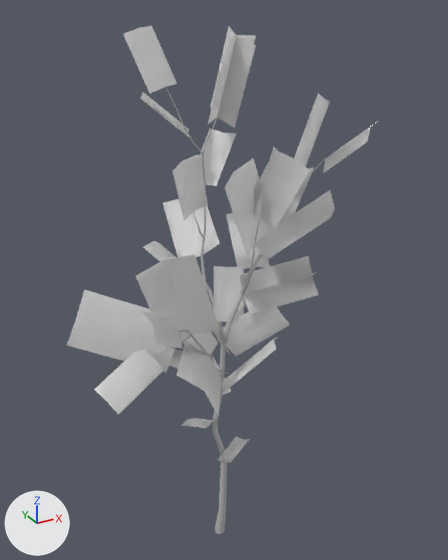
The FBX model Maya_Projects/Exports/cmc_quakingaspen_LOD_0.fbx: old version first, new version second.
One viewpoint serves both versions: a 50 mm lens placed at (-5.14, -9.57, 11.1), pointed at (0.34, 0.39, 6.12). Every picture has the same lights, and +X, +Y and +Z are marked at lower left. Where no turn or scale is listed for an object, it has been applied to the vertices. Vertices at the same position are counted once.

Names of what the first picture shows: 'leaves_planes_fwd', 'leaves_planes_rev', 'quaking_aspen_LOD_0'.
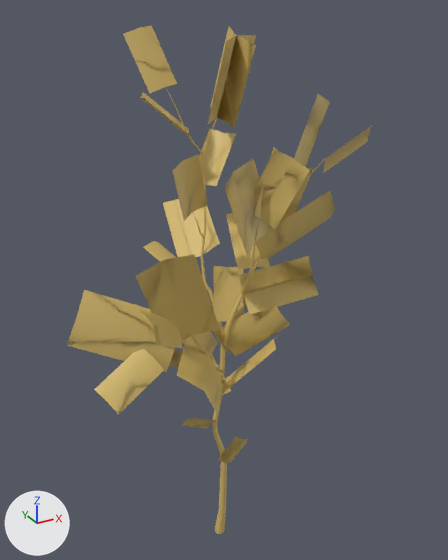
The newer file is also rescaled (x0.01) as a whole; pictures and numbers use the older file's frame.

The edits, one by one:
Material 'cmc_trees_01_MAT' (mat_cmc_trees_01_mat) is new.
Its base color is (0.665, 0.485, 0.147) (yellow #d5b96b).
me_mesh has 341 vertices, 334 faces and spans x -173.0..239.0, y 0.0..980.0, z -112.0..112.0.
me_mesh no longer uses material mat_lambert1 (grey #bcbcbc).
me_mesh now uses material mat_cmc_trees_01_mat (yellow #d5b96b).
me_mesh_001 is used by ob_leaves_planes_fwd; location (0.34, 0.02, 6.37).
Verts and faces of me_mesh_001; kept vertices keep their numbers, new ones are numbered from 287.
Before the commit, vertices of me_mesh_001: 111 (1.63, -0.34, -0.22) at pixel (311, 275), 112 (0.92, -0.18, -0.35) at pixel (277, 284), 252 (1.73, -0.18, -0.6), 253 (1.02, -0.02, -0.72), 254 (0.32, 0.15, -0.84) at pixel (243, 307).
Before the commit, vertices of me_mesh_001: 255 (0.92, -0.18, -0.35) at pixel (277, 284), 256 (0.22, -0.01, -0.47) at pixel (243, 294), 257 (1.51, -0.68, 0.0) at pixel (317, 271), 258 (0.81, -0.51, -0.12) at pixel (282, 281), 259 (0.1, -0.35, -0.25) at pixel (246, 291).
Before the commit, vertices of me_mesh_001: 183 (0.23, 0.35, 4.29) at pixel (236, 35), 184 (0.18, 0.61, 3.57) at pixel (226, 77), 185 (0.12, 0.87, 2.85) at pixel (217, 117), 243 (0.66, 0.41, 4.28) at pixel (256, 35), 244 (0.61, 0.67, 3.56).
Before the commit, vertices of me_mesh_001: 245 (0.56, 0.93, 2.84), 246 (0.23, 0.35, 4.29) at pixel (236, 35), 247 (0.18, 0.61, 3.57) at pixel (226, 77), 248 (0.12, 0.87, 2.85) at pixel (217, 117), 249 (-0.11, 0.08, 4.22) at pixel (226, 40).
Before the commit, vertices of me_mesh_001: 250 (-0.16, 0.34, 3.5) at pixel (216, 84), 251 (-0.22, 0.6, 2.78) at pixel (207, 124).
Before the commit, vertices of me_mesh_001: 230 (0.28, -0.46, 1.23) at pixel (259, 217), 261 (0.64, -0.94, 1.63) at pixel (292, 200), 262 (0.44, -0.74, 1.08) at pixel (275, 229), 264 (0.48, -0.66, 1.79) at pixel (276, 189), 265 (0.28, -0.46, 1.23) at pixel (259, 217).
Before the commit, vertices of me_mesh_001: 267 (0.19, -0.52, 1.94) at pixel (258, 180), 268 (-0.01, -0.32, 1.39).
me_mesh_001 had 287 vertices, 128 faces and spanned x -3.38..3.38, y -2.22..2.22, z -4.43..4.43.
me_mesh_001 now has 282 vertices, 128 faces and spans x -3.38..3.38, y -2.22..2.22, z -4.43..4.43.
Part 1, on me_mesh_001:
Vertices deleted: 255 (with the faces that use them).
New faces: (111, 252, 253, 112), (112, 253, 254, 256), (111, 112, 258, 257), (112, 256, 259, 258).
Part 2, on me_mesh_001:
Vertices deleted: 246, 247, 248 (with the faces that use them).
New faces: (183, 243, 244, 184), (184, 244, 245, 185), (183, 184, 250, 249), (184, 185, 251, 250).
Part 3, on me_mesh_001:
Vertices deleted: 265 (with the faces that use them).
New faces: (230, 264, 261, 262), (230, 268, 267, 264).
me_mesh_001 part 4: 118 faces spanning x -3.38..3.38, y -2.22..2.22, z -4.43..4.43 switch from mat_branches_mat (white #ffffff) to mat_cmc_trees_01_mat (yellow #d5b96b).
me_mesh_002 has 287 vertices, 128 faces and spans x -3.38..3.38, y -2.22..2.22, z -4.43..4.43.
me_mesh_002 no longer uses material mat_branches_mat (white #ffffff).
me_mesh_002 now uses material mat_cmc_trees_01_mat (yellow #d5b96b).

Where the change shows, as pixel boxes [x1, y1, x2, y2] in the pictures (448 x 560 px; the box of a moved part takes in the faces that stretch with it):
'leaves_planes_rev', recoloured (grey to yellow)
    both: [67, 26, 378, 463]
'leaves_planes_fwd', reshaped
    before: [67, 26, 378, 463]
    after: [67, 26, 369, 462]
'quaking_aspen_LOD_0', recoloured (grey to yellow)
    both: [157, 88, 325, 534]
part 1 of me_mesh_001, moved or reshaped
    before: [256, 272, 317, 290]
    after: [243, 272, 317, 307]
part 2 of me_mesh_001, moved or reshaped
    before: [208, 35, 256, 123]
    after: [208, 35, 256, 124]
part 3 of me_mesh_001, moved or reshaped
    before: [254, 181, 292, 226]
    after: [254, 184, 292, 229]
part 4 of me_mesh_001, recoloured (grey to yellow)
    both: [67, 26, 369, 462]
